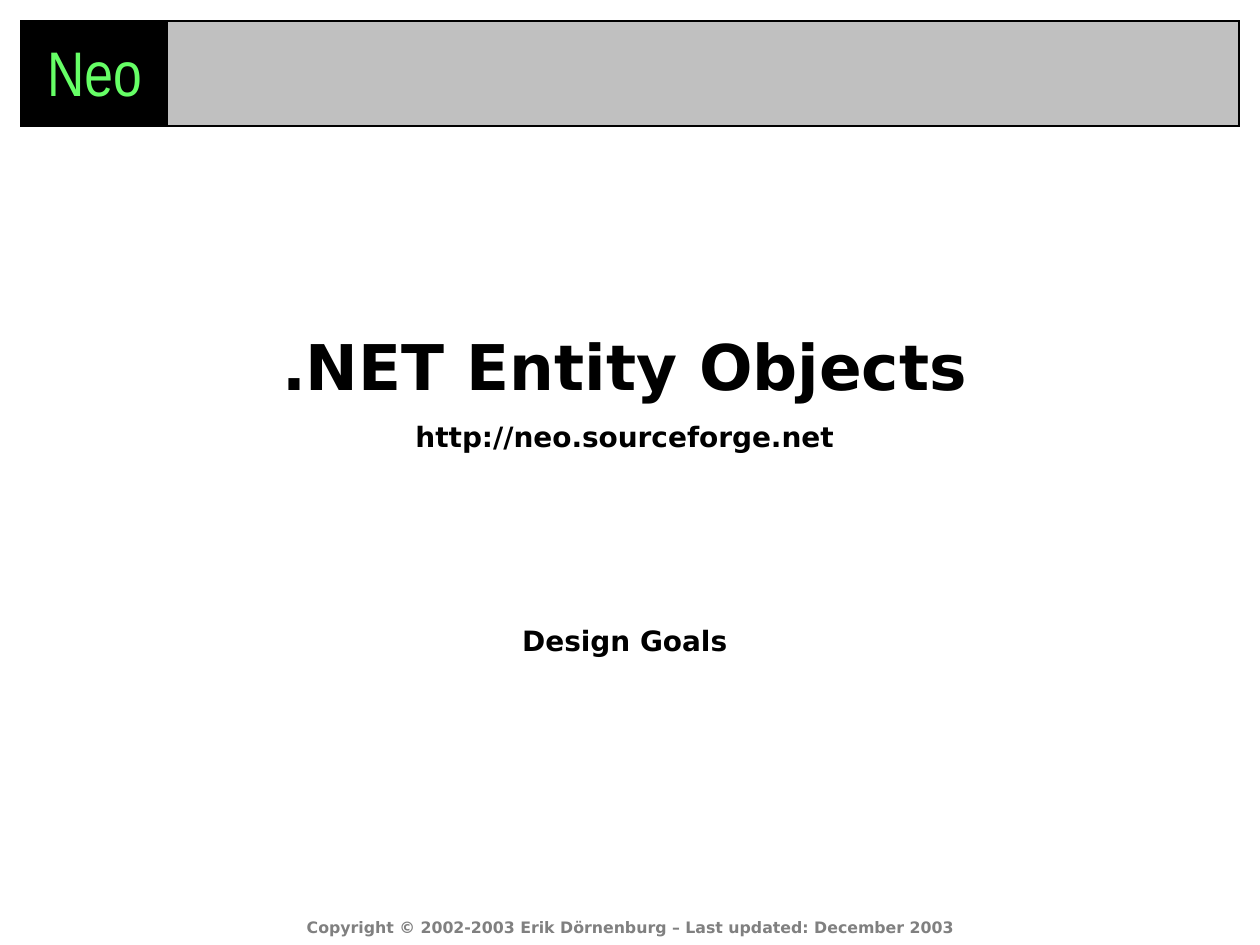
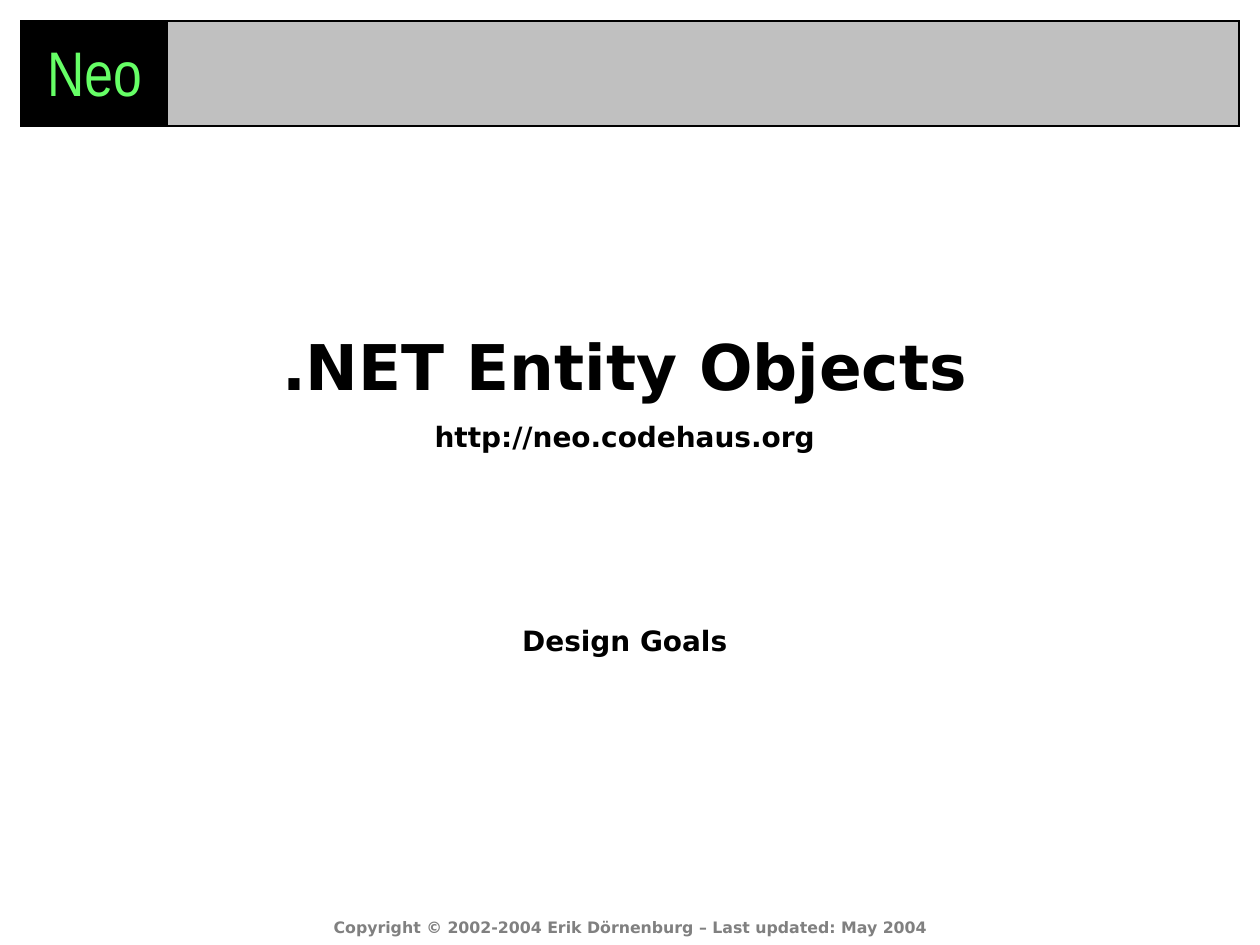
Before and after one commit to codehaus/neo, a slide deck: slide 1 of neo/docs/Neo_DesignGoals.ppt. Drawn at 1260x945 pixels with LibreOffice and Linux fonts; fonts in the diff are those of the drawing. Boxes give left, top, right and bottom in pixels: in the first picture for what was removed or moved away, otherwise in the second. Text is boxed around its words. In the diff, an @@ line names an element or a change of style, - is before the commit and + after.

```diff
--- a/neo/docs/Neo_DesignGoals.ppt
+++ b/neo/docs/Neo_DesignGoals.ppt
@@ text at [435, 425, 815, 453]: text changed @@
-http://neo.sourceforge.net
+http://neo.codehaus.org
@@ text at [334, 921, 927, 937]: text changed @@
-Copyright © 2002-2003 Erik Dörnenburg – Last updated: December 2003
+Copyright © 2002-2004 Erik Dörnenburg – Last updated: May 2004
```
Also in this commit, not shown: 12 other slides changed, 1 slide added, 5 other files.
